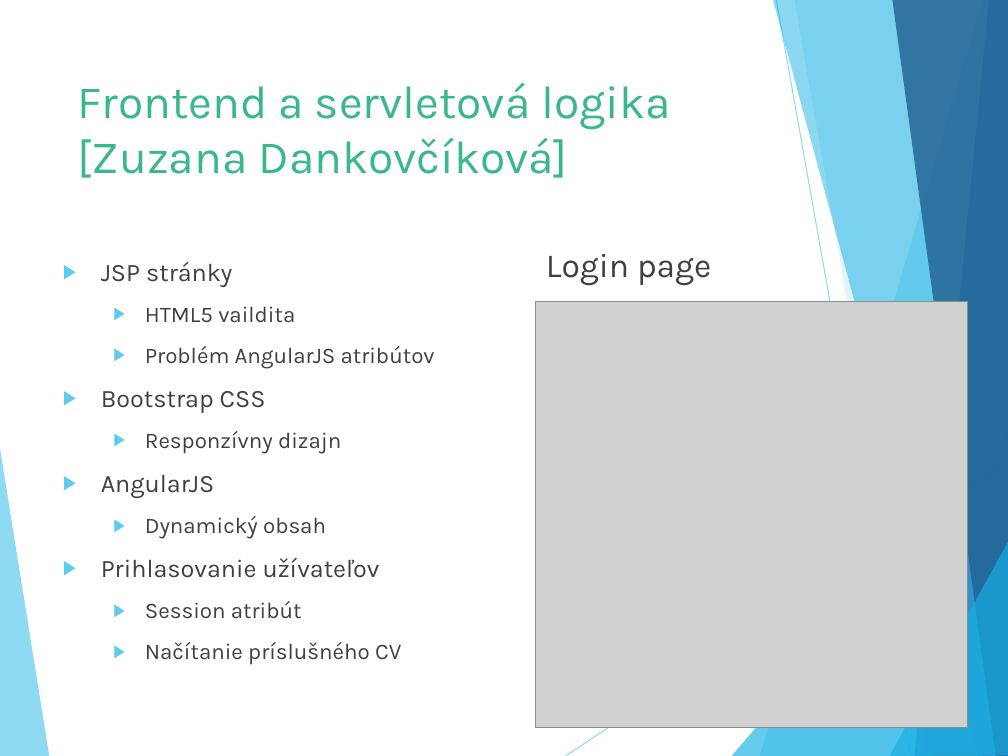
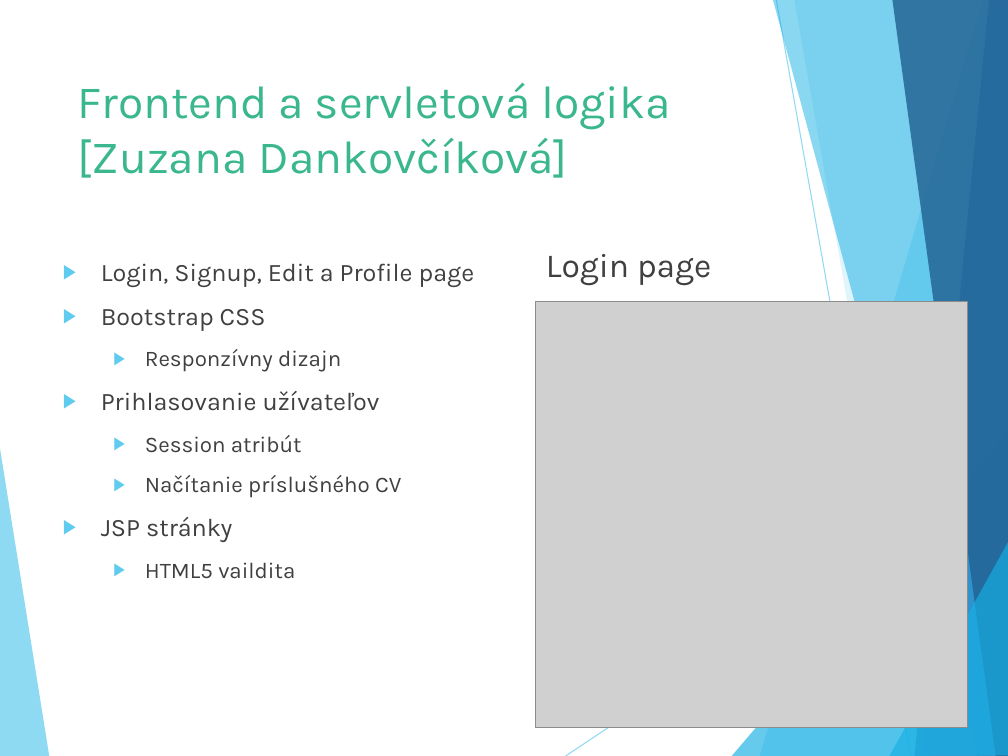
Before and after one commit to Suzii/pb138-cv_generator, a slide deck: slide 6 of defence/obhajoba.pptx (slide 7 before the commit). Drawn at 1008x756 pixels with LibreOffice and Linux fonts; fonts in the diff are those of the drawing; grey boxes stand for pictures. Boxes give left, top, right and bottom in pixels: in the first picture for what was removed or moved away, otherwise in the second. Text is boxed around its words. In the diff, an @@ line names an element or a change of style, - is before the commit and + after.

```diff
--- a/defence/obhajoba.pptx
+++ b/defence/obhajoba.pptx
@@ text at (101, 263, 475, 287): text changed; size 16 to 18 pt @@
-▶ JSP stránky
-  ▶ HTML5 vaildita
-  ▶ Problém AngularJS atribútov
+▶ Login, Signup, Edit a Profile page
@@ text at (101, 517, 295, 579): paragraphs added @@
+▶ JSP stránky
+  ▶ HTML5 vaildita
@@ text at (145, 516, 326, 539): paragraphs removed @@
-▶ AngularJS
-  ▶ Dynamický obsah
```
Also in this commit, not shown: 4 other slides changed, 3 slides added, 2 slides removed, 1 other file.
